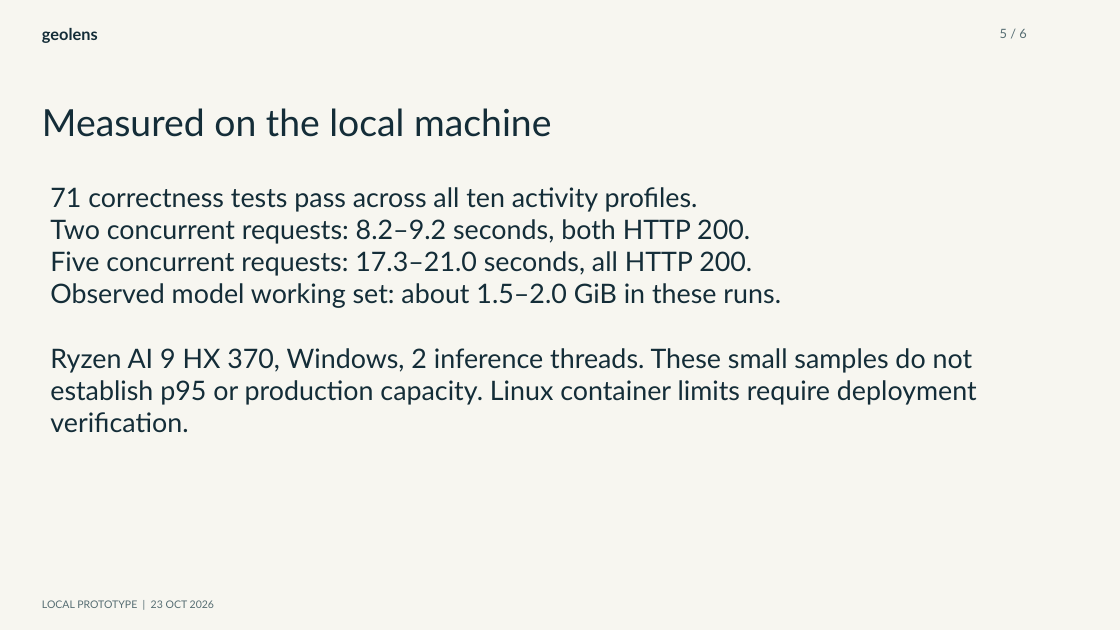
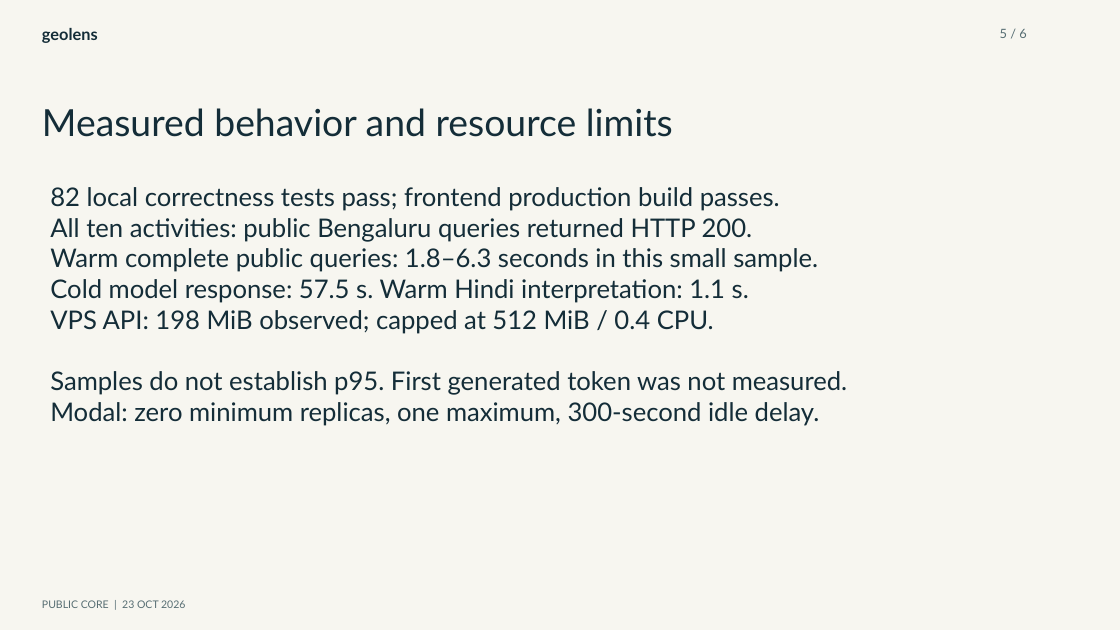
Before and after one commit to stupiduck/geolens-geoai-2026, a slide deck: slide 5 of submission/GeoLens.pptx. Drawn at 1120x630 pixels with LibreOffice and Linux fonts; fonts in the diff are those of the drawing. Boxes give left, top, right and bottom in pixels: in the first picture for what was removed or moved away, otherwise in the second. Text is boxed around its words. In the diff, an @@ line names an element or a change of style, - is before the commit and + after.

```diff
--- a/submission/GeoLens.pptx
+++ b/submission/GeoLens.pptx
@@ text at (42, 108, 673, 137): text changed @@
-Measured on the local machine
+Measured behavior and resource limits
@@ text at (50, 187, 847, 426): text changed; size 23 to 22 pt @@
-71 correctness tests pass across all ten activity profiles.
-Two concurrent requests: 8.2–9.2 seconds, both HTTP 200.
-Five concurrent requests: 17.3–21.0 seconds, all HTTP 200.
-Observed model working set: about 1.5–2.0 GiB in these runs.
-Ryzen AI 9 HX 370, Windows, 2 inference threads. These small samples do not establish p95 or production capacity. Linux container limits require deployment verification.
+82 local correctness tests pass; frontend production build passes.
+All ten activities: public Bengaluru queries returned HTTP 200.
+Warm complete public queries: 1.8–6.3 seconds in this small sample.
+Cold model response: 57.5 s. Warm Hindi interpretation: 1.1 s.
+VPS API: 198 MiB observed; capped at 512 MiB / 0.4 CPU.
+Samples do not establish p95. First generated token was not measured.
+Modal: zero minimum replicas, one maximum, 300-second idle delay.
@@ text at (42, 600, 185, 608): text changed @@
-LOCAL PROTOTYPE | 23 OCT 2026
+PUBLIC CORE | 23 OCT 2026
```
Also in this commit, not shown: 5 other slides changed, 26 other files.
